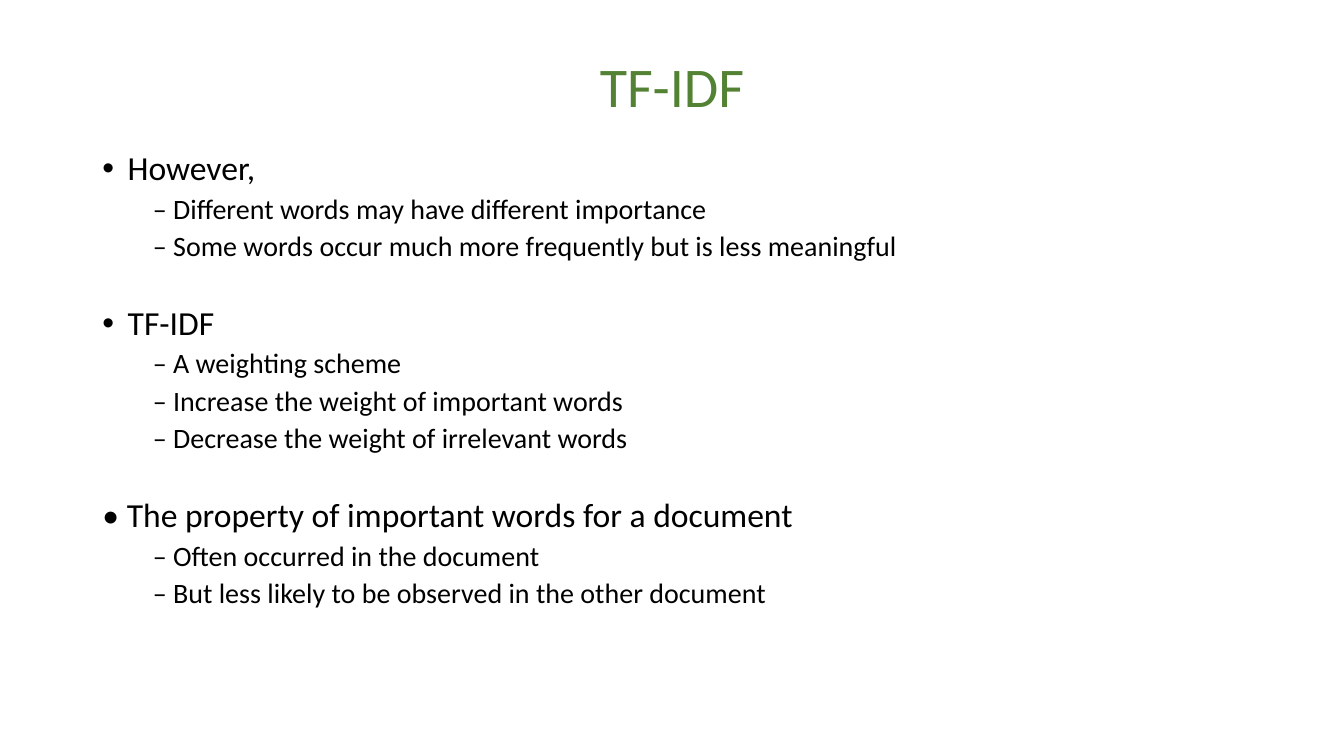
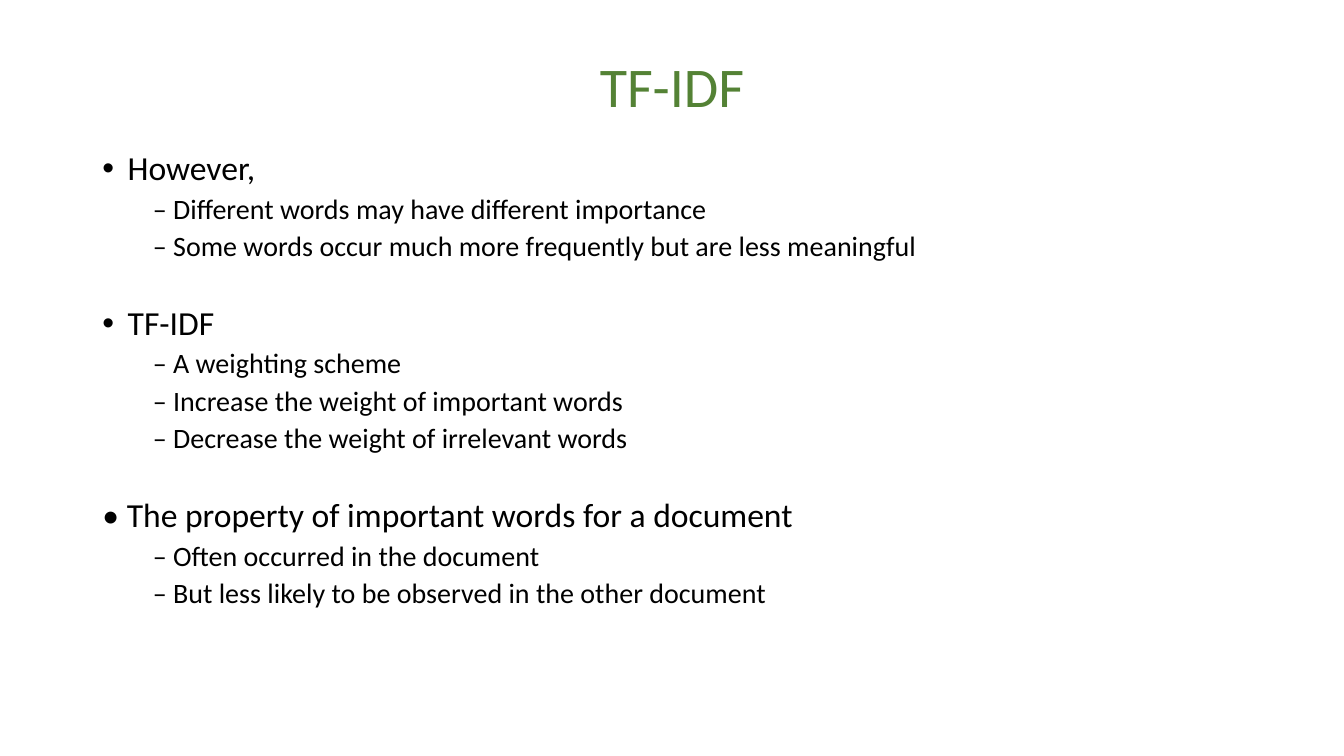
Before and after one commit to Arpit-Gole/AI_and_ML_Student_Club, a slide deck: slide 4 of 2022/workshop1/Presentation.pptx. Drawn at 1344x756 pixels with LibreOffice and Linux fonts; fonts in the diff are those of the drawing. Boxes give left, top, right and bottom in pixels: in the first picture for what was removed or moved away, otherwise in the second. Text is boxed around its words. In the diff, an @@ line names an element or a change of style, - is before the commit and + after.

```diff
--- a/2022/workshop1/Presentation.pptx
+++ b/2022/workshop1/Presentation.pptx
@@ text at (173, 236, 916, 261): text changed @@
-  – Some words occur much more frequently but is less meaningful
+  – Some words occur much more frequently but are less meaningful
```
Also in this commit, not shown: 1 other slide changed, 1 other file.
